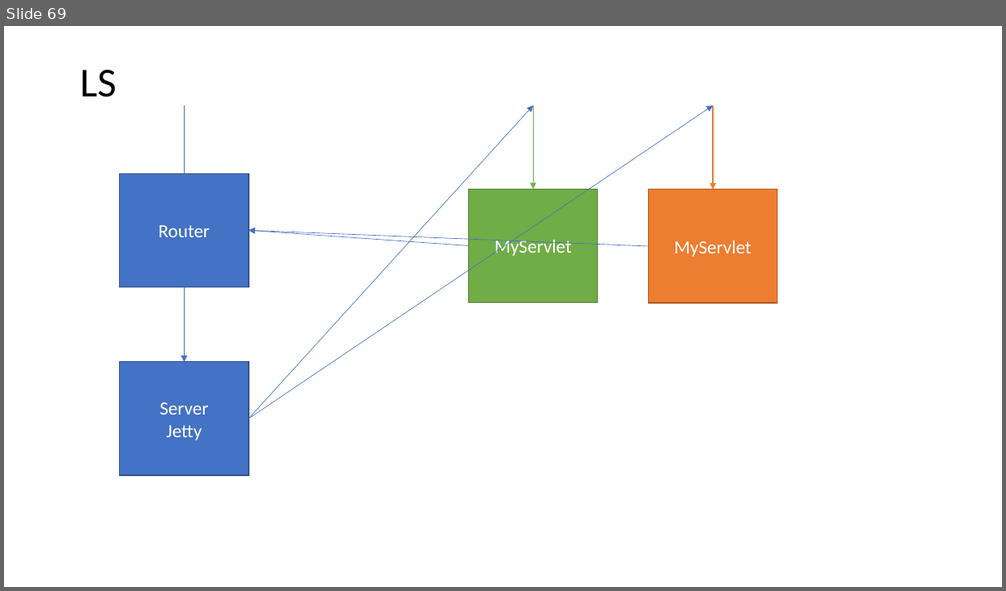
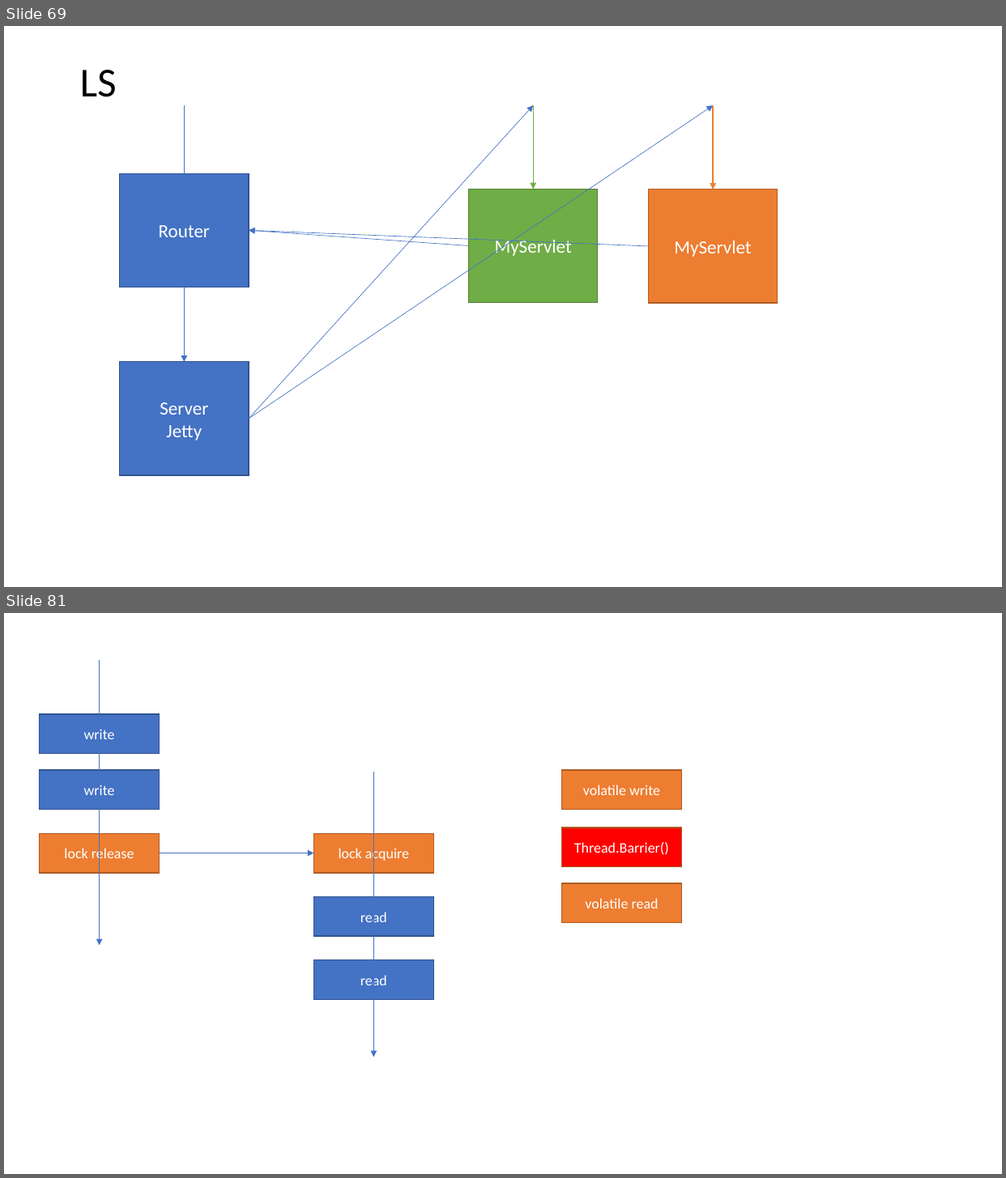
Before and after one commit to isel-leic-pc/s2021v-li51n, a slide deck: docs/threads.pptx. Shown one above the other, each under a label of ours: slide 69 before the commit, slides 69 and 81 after it; the slides between them are not shown. The pictures are 1006x591 and 1006x1178 pixels, drawn with LibreOffice and Linux fonts; fonts in the diff are those of the drawing. Boxes give left, top, right and bottom in pixels: in the first picture for what was removed or moved away, otherwise in the second. Text is boxed around its words. In the diff, an @@ line names an element or a change of style, - is before the commit and + after.

```diff
--- a/docs/threads.pptx
+++ b/docs/threads.pptx
@@ slide 81 added at (4,613,1002,1174), background #FFFFFF @@
@@ arrow added from (99, 660) to (99, 945), #4472C4 0.5 pt @@
@@ rectangle added at (39,714,159,754), fill #4472C4, outline #325491 1 pt, 14 pt, text #FFFFFF @@
+write
@@ rectangle added at (39,770,159,810), fill #4472C4, outline #325491 1 pt, 14 pt, text #FFFFFF @@
+write
@@ arrow added from (374, 772) to (374, 1058), #4472C4 0.5 pt @@
@@ rectangle added at (562,770,681,810), fill #ED7D31, outline #AF5C24 1 pt, 14 pt, text #FFFFFF @@
+volatile write
@@ rectangle added at (562,828,681,867), fill #FF0000, outline #AF5C24 1 pt, 14 pt, text #FFFFFF @@
+Thread.Barrier()
@@ rectangle added at (39,834,159,874), fill #ED7D31, outline #AF5C24 1 pt, 14 pt, text #FFFFFF @@
+lock release
@@ arrow added from (159, 854) to (314, 854), #4472C4 0.5 pt @@
@@ rectangle added at (314,834,434,874), fill #ED7D31, outline #AF5C24 1 pt, 14 pt, text #FFFFFF @@
+lock acquire
@@ rectangle added at (314,897,434,936), fill #4472C4, outline #325491 1 pt, 14 pt, text #FFFFFF @@
+read
@@ rectangle added at (562,884,681,924), fill #ED7D31, outline #AF5C24 1 pt, 14 pt, text #FFFFFF @@
+volatile read
@@ rectangle added at (314,960,434,1000), fill #4472C4, outline #325491 1 pt, 14 pt, text #FFFFFF @@
+read
```
Also in this commit, not shown: 1 slide changed, 32 other slides added, 9 other files.
